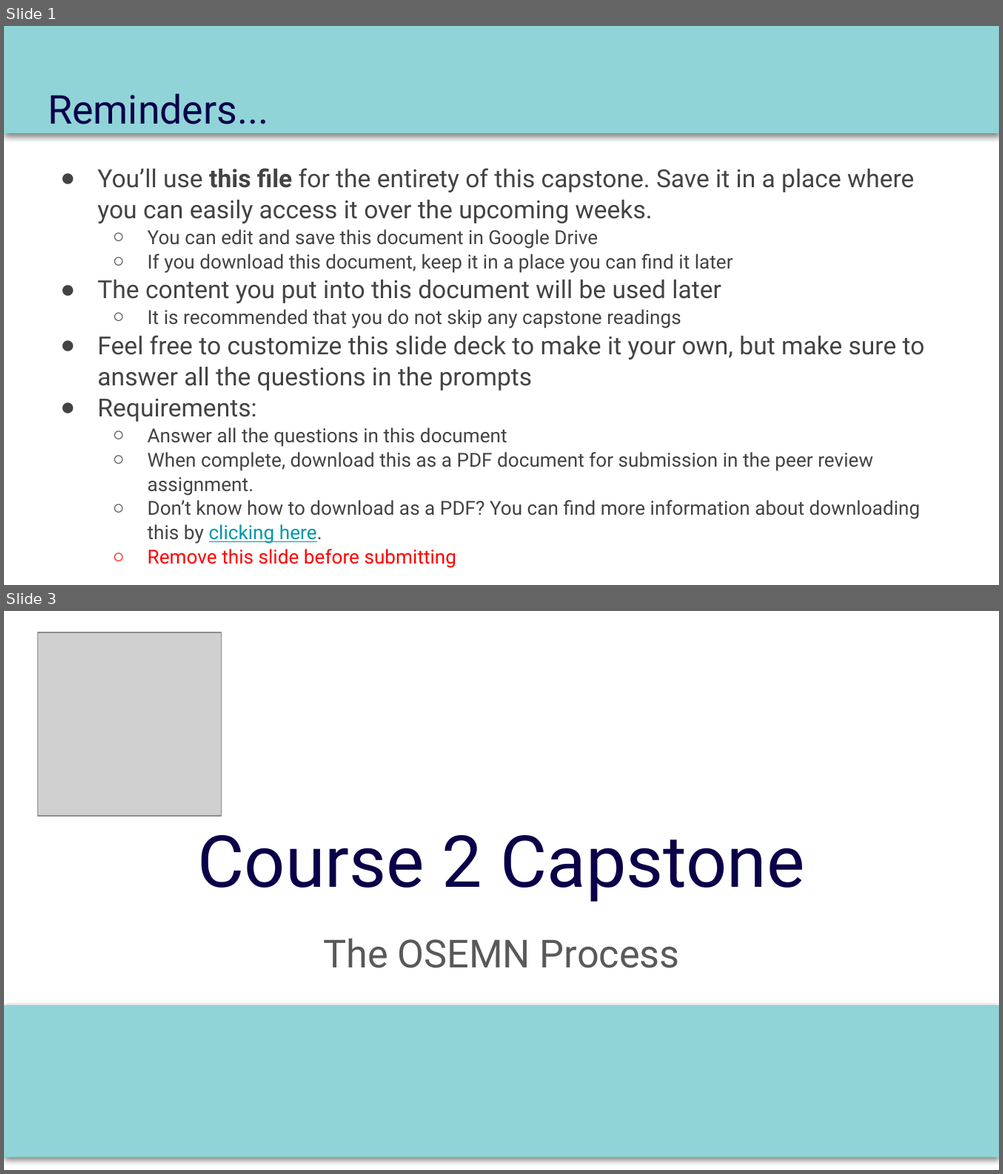
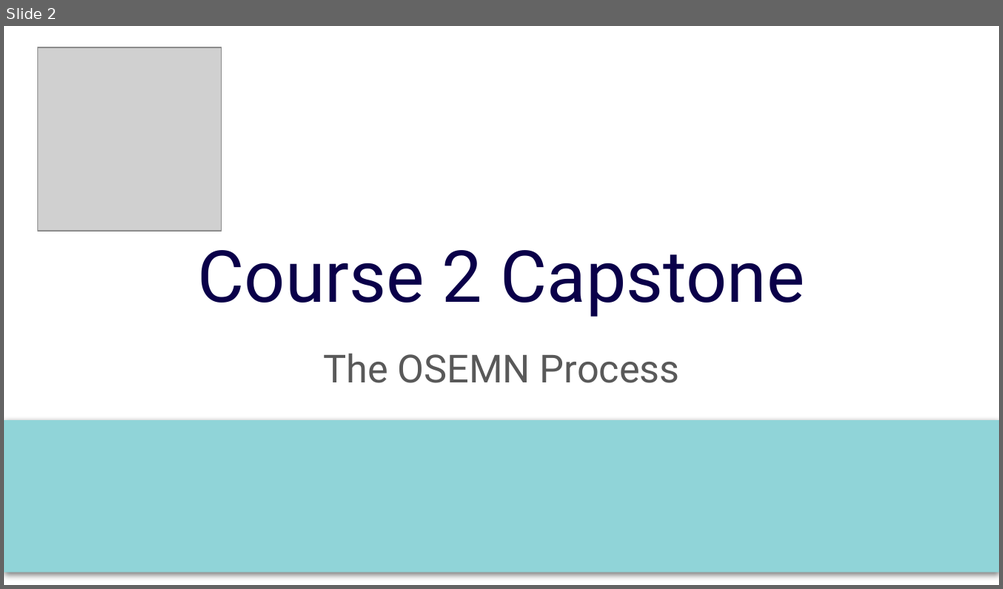
Before and after one commit to dennislamcv1/MetaMarketingAnalytics, a slide deck: Introduction to Data Analytics/Course 2 Capstone Deck.pptx. Shown one above the other, each under a label of ours: slides 1 and 3 before the commit, slide 2 after it; the slides between them are not shown. The pictures are 1003x1174 and 1003x589 pixels, drawn with LibreOffice and Linux fonts; fonts in the diff are those of the drawing; grey boxes stand for pictures. Boxes give left, top, right and bottom in pixels: in the first picture for what was removed or moved away, otherwise in the second. Text is boxed around its words. In the diff, an @@ line names an element or a change of style, - is before the commit and + after.

```diff
--- a/Introduction to Data Analytics/Course 2 Capstone Deck.pptx
+++ b/Introduction to Data Analytics/Course 2 Capstone Deck.pptx
@@ slide 1 removed at (x1=4, y1=26, x2=999, y2=585), background #FFFFFF @@
@@ rectangle removed at (x1=4, y1=26, x2=999, y2=133) @@
@@ title removed at (x1=48, y1=93, x2=269, y2=124) @@
-Reminders...
@@ text removed at (x1=97, y1=168, x2=925, y2=568) @@
-● You’ll use this file for the entirety of this capstone. Save it in a place where you can easily access it over the upcoming weeks.
-  ○ You can edit and save this document in Google Drive
-  ○ If you download this document, keep it in a place you can find it later
-● The content you put into this document will be used later
-  ○ It is recommended that you do not skip any capstone readings
-● Feel free to customize this slide deck to make it your own, but make sure to answer all the questions in the prompts
-● Requirements:
-  ○ Answer all the questions in this document
-  ○ When complete, download this as a PDF document for submission in the peer review assignment.
-  ○ Don’t know how to download as a PDF? You can find more information about downloading this by clicking here.
-  ○ Remove this slide before submitting
@@ what was slide 3 is now slide 2 @@
```
Also in this commit, not shown: 1 slide changed, 2 other files.
